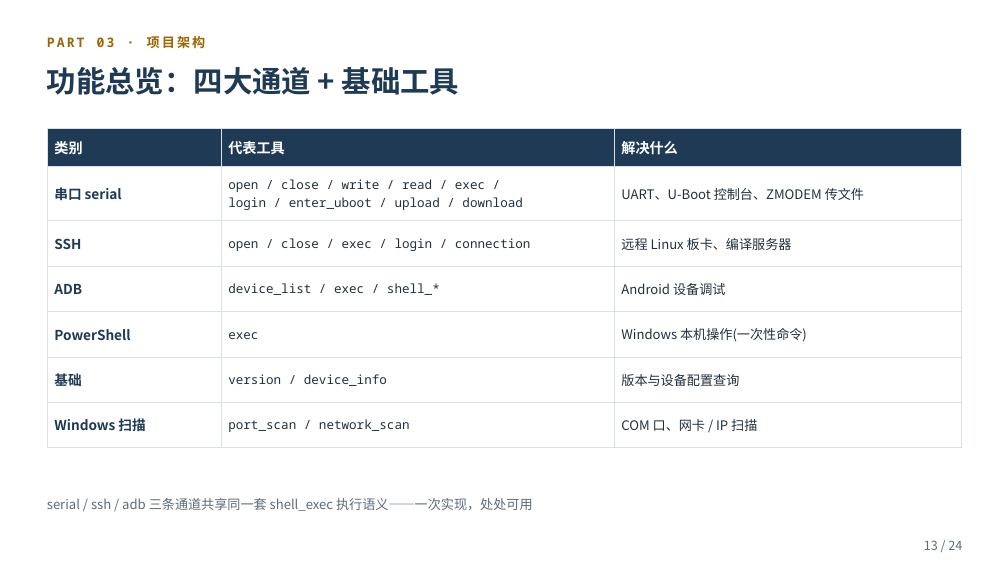
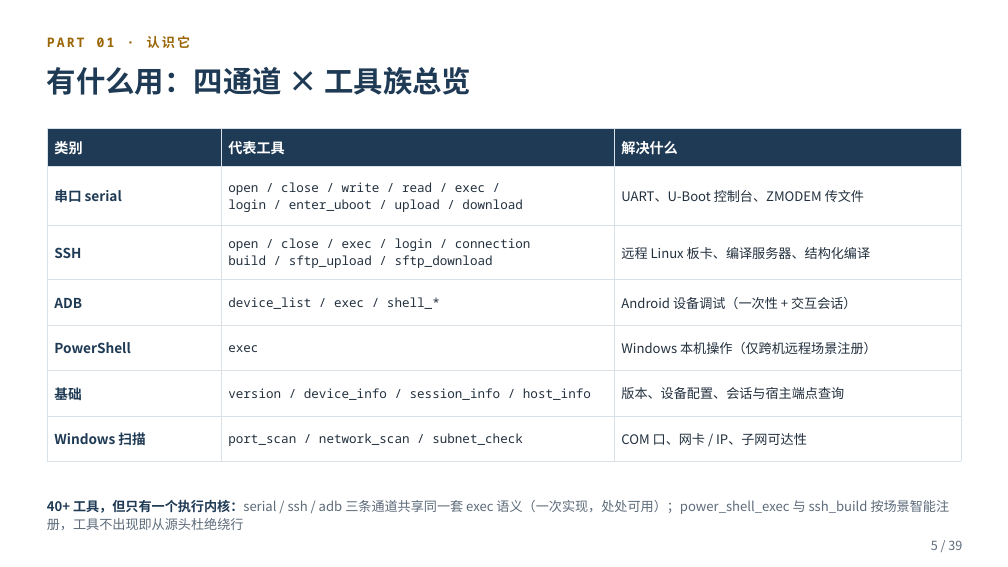
Before and after one commit to smk-h/embedded-mcp-toolkit, a slide deck: slide 5 of ppt/embedded-mcp-toolkit-项目介绍.pptx (slide 13 before the commit). Drawn at 1008x567 pixels with LibreOffice and Linux fonts; fonts in the diff are those of the drawing. Boxes give left, top, right and bottom in pixels: in the first picture for what was removed or moved away, otherwise in the second. Text is boxed around its words. In the diff, an @@ line names an element or a change of style, - is before the commit and + after.

```diff
--- a/ppt/embedded-mcp-toolkit-项目介绍.pptx
+++ b/ppt/embedded-mcp-toolkit-项目介绍.pptx
@@ text at bbox=[47, 36, 191, 48]: text changed @@
-PART 03 · 项目架构
+PART 01 · 认识它
@@ text at bbox=[47, 67, 471, 95]: text changed @@
-功能总览：四大通道 + 基础工具
+有什么用：四通道 × 工具族总览
@@ table at bbox=[47, 129, 961, 450] @@
-row 3, column 2: open / close / exec / login / connection
+row 3, column 2: open / close / exec / login / connection / build / sftp_upload / sftp_download
-row 3, column 3: 远程 Linux 板卡、编译服务器
+row 3, column 3: 远程 Linux 板卡、编译服务器、结构化编译
-row 4, column 3: Android 设备调试
+row 4, column 3: Android 设备调试（一次性 + 交互会话）
-row 5, column 3: Windows 本机操作(一次性命令)
+row 5, column 3: Windows 本机操作（仅跨机远程场景注册）
-row 6, column 2: version / device_info
+row 6, column 2: version / device_info / session_info / host_info
-row 6, column 3: 版本与设备配置查询
+row 6, column 3: 版本、设备配置、会话与宿主端点查询
-row 7, column 2: port_scan / network_scan
+row 7, column 2: port_scan / network_scan / subnet_check
-row 7, column 3: COM 口、网卡 / IP 扫描
+row 7, column 3: COM 口、网卡 / IP、子网可达性
@@ text at bbox=[47, 500, 950, 530]: text changed @@
-serial / ssh / adb 三条通道共享同一套 shell_exec 执行语义——一次实现，处处可用
+40+ 工具，但只有一个执行内核：serial / ssh / adb 三条通道共享同一套 exec 语义（一次实现，处处可用）；power_shell_exec 与 ssh_build 按场景智能注册，工具不出现即从源头杜绝绕行
@@ text at bbox=[931, 540, 962, 550]: text changed @@
-13 / 24
+5 / 39
```
Also in this commit, not shown: 16 other slides changed, 22 slides added, 7 slides removed, 2 other files.
